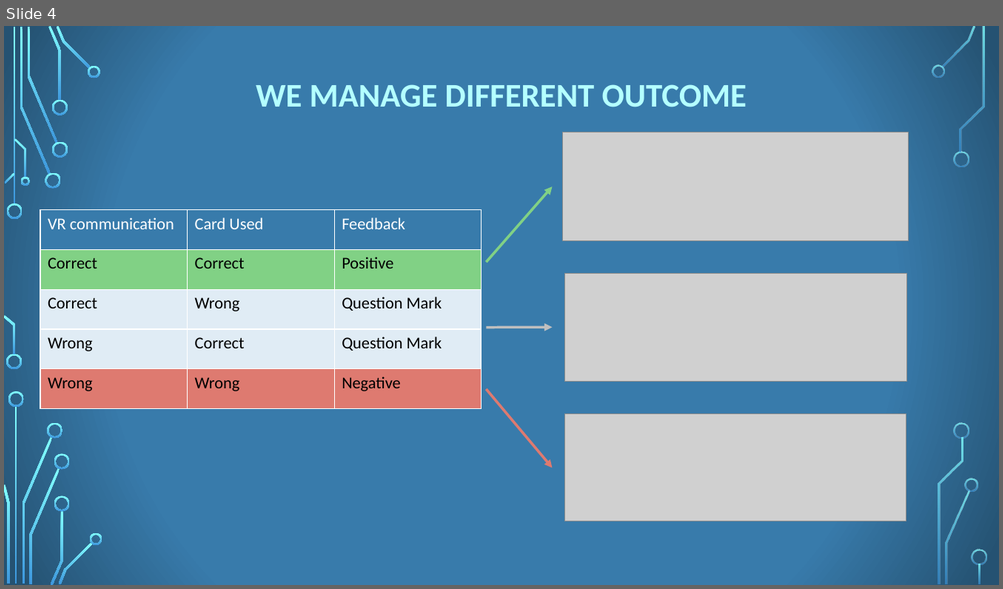
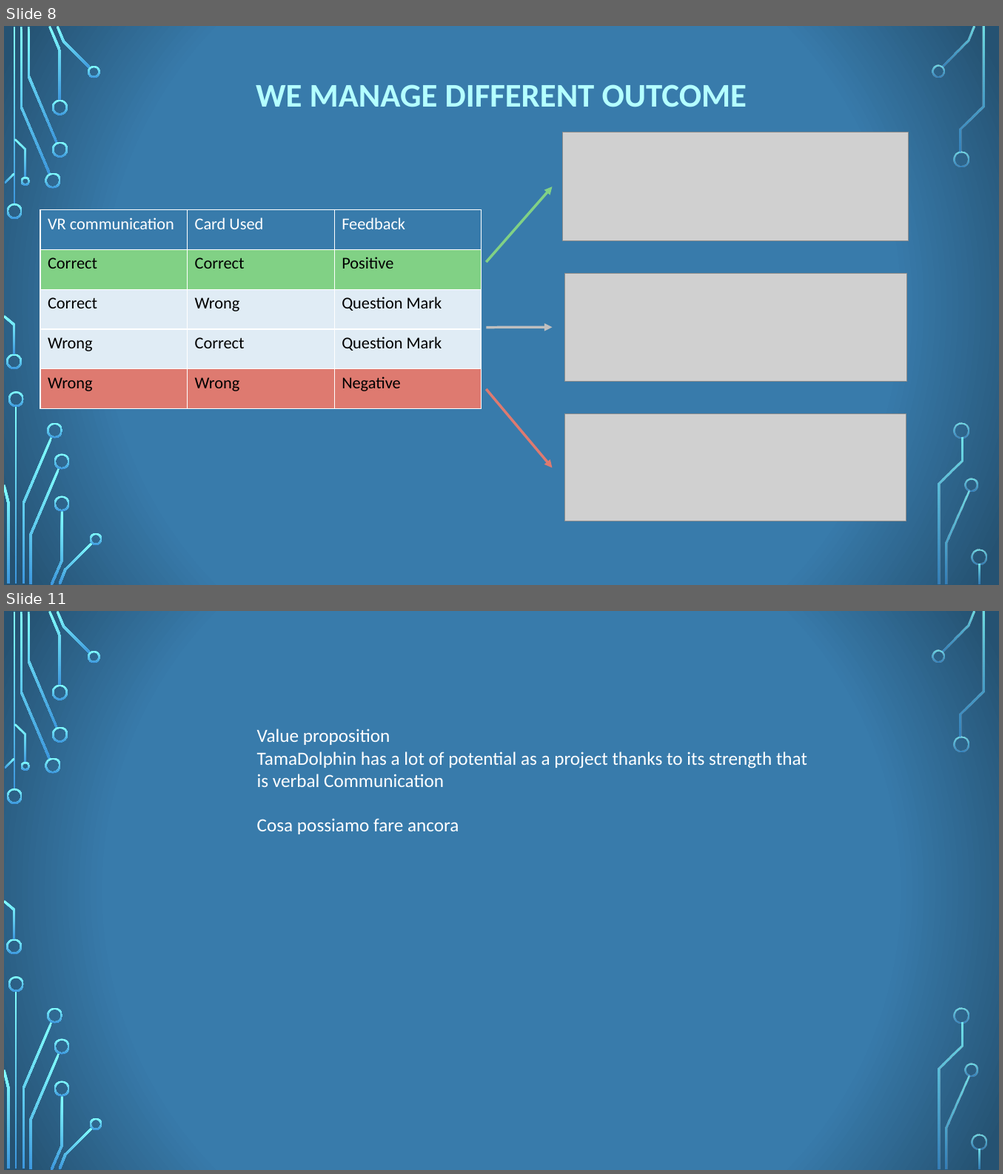
Before and after one commit to Ciuse/TamaDolphin, a slide deck: 13_TANGIBLEVR_2018_19_PITCH.pptx. Shown one above the other, each under a label of ours: slide 4 before the commit, slides 8 and 11 after it; the slides between them are not shown. The pictures are 1003x589 and 1003x1174 pixels, drawn with LibreOffice and Linux fonts; fonts in the diff are those of the drawing; grey boxes stand for pictures; background and template pictures are left out. Boxes give left, top, right and bottom in pixels: in the first picture for what was removed or moved away, otherwise in the second. Text is boxed around its words. In the diff, an @@ line names an element or a change of style, - is before the commit and + after.

```diff
--- a/13_TANGIBLEVR_2018_19_PITCH.pptx
+++ b/13_TANGIBLEVR_2018_19_PITCH.pptx
@@ slide 11 added at bbox=[4, 611, 999, 1170], background picture (left out); not listed: 36 template elements that a slide beside it also shows @@
@@ text added at bbox=[257, 729, 807, 834], 18 pt, text #FFFFFF @@
+Value proposition
+TamaDolphin has a lot of potential as a project thanks to its strength that is verbal Communication
+Cosa possiamo fare ancora
@@ what was slide 4 is now slide 8 @@
```
Also in this commit, not shown: 2 slides changed, 6 other slides added, 13 other files.
